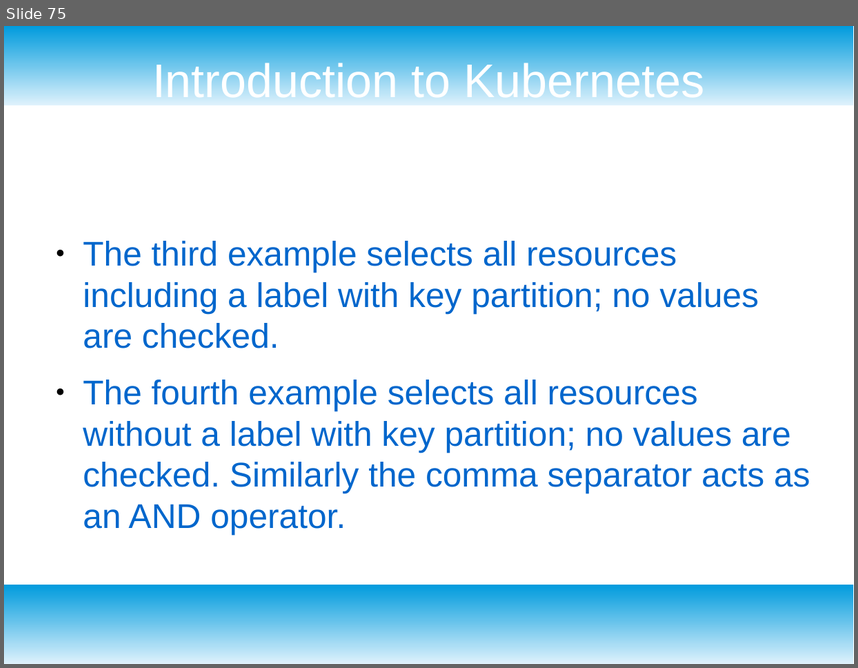
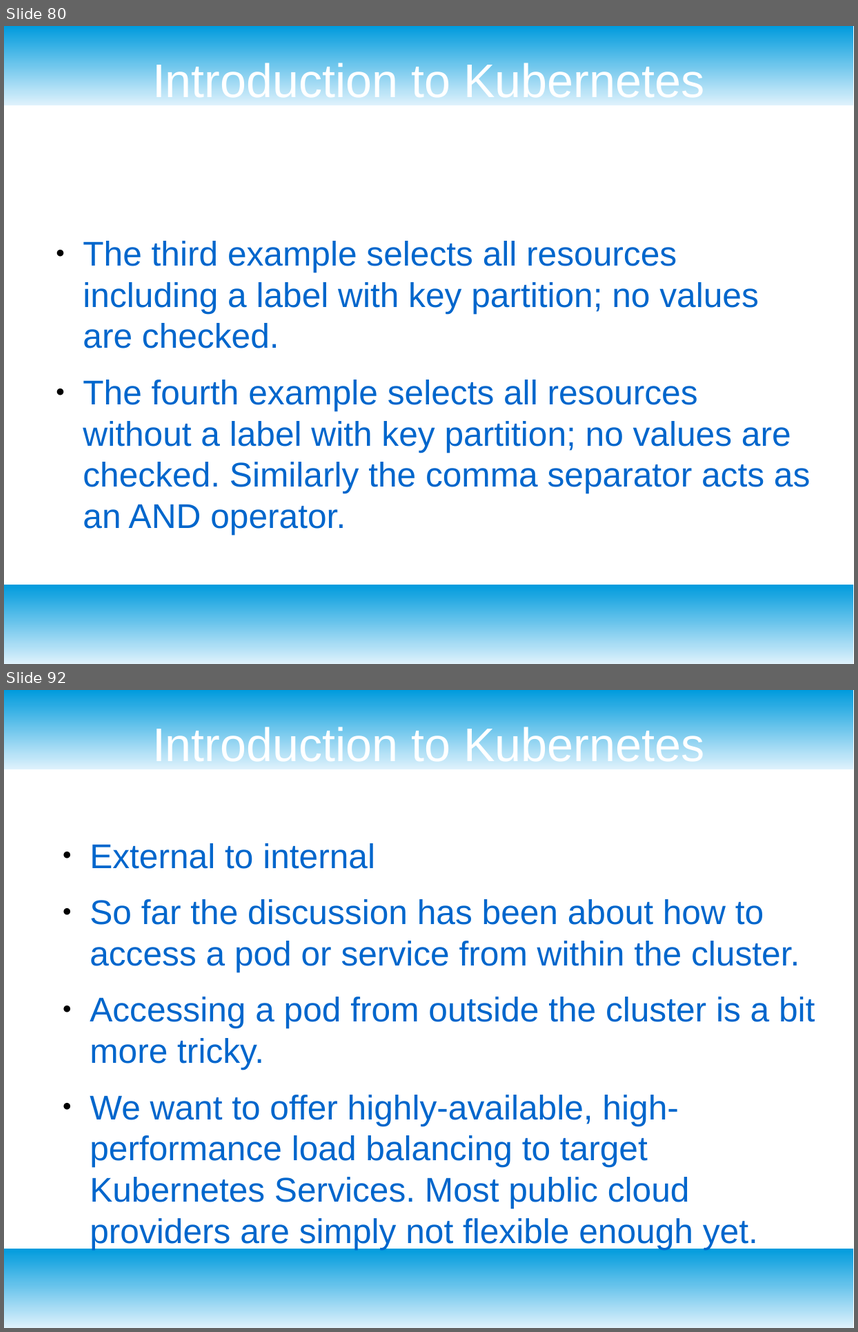
Before and after one commit to redmage123/kubernetes-course, a slide deck: docs/Kubernetes slides.odp. Shown one above the other, each under a label of ours: slide 75 before the commit, slides 80 and 92 after it; the slides between them are not shown. The pictures are 858x668 and 858x1332 pixels, drawn with LibreOffice and Linux fonts; fonts in the diff are those of the drawing. Boxes give left, top, right and bottom in pixels: in the first picture for what was removed or moved away, otherwise in the second. Text is boxed around its words. In the diff, an @@ line names an element or a change of style, - is before the commit and + after.

```diff
--- a/docs/Kubernetes slides.odp
+++ b/docs/Kubernetes slides.odp
@@ slide 92 added at box(4, 690, 854, 1328), background #FFFFFF; not listed: 2 template elements that a slide beside it also shows @@
@@ title added at box(152, 723, 704, 769), 44 pt, text #FFFFFF @@
+Introduction to Kubernetes
@@ text added at box(90, 843, 815, 1249), 32 pt, text #0066CC @@
+● External to internal
+● So far the discussion has been about how to access a pod or service from within the cluster.
+● Accessing a pod from outside the cluster is a bit more tricky.
+● We want to offer highly-available, high-performance load balancing to target Kubernetes Services. Most public cloud providers are simply not flexible enough yet.
@@ what was slide 75 is now slide 80 @@
```
Also in this commit, not shown: 15 slides changed, 84 other slides added, 9 other files.
